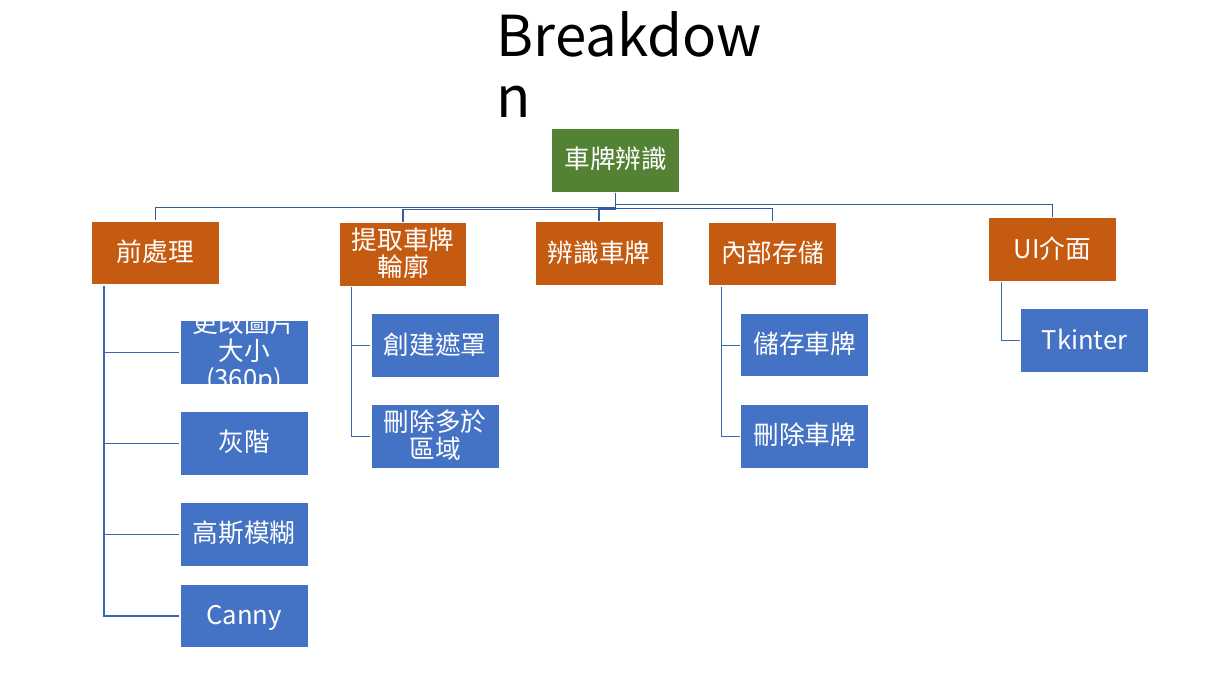
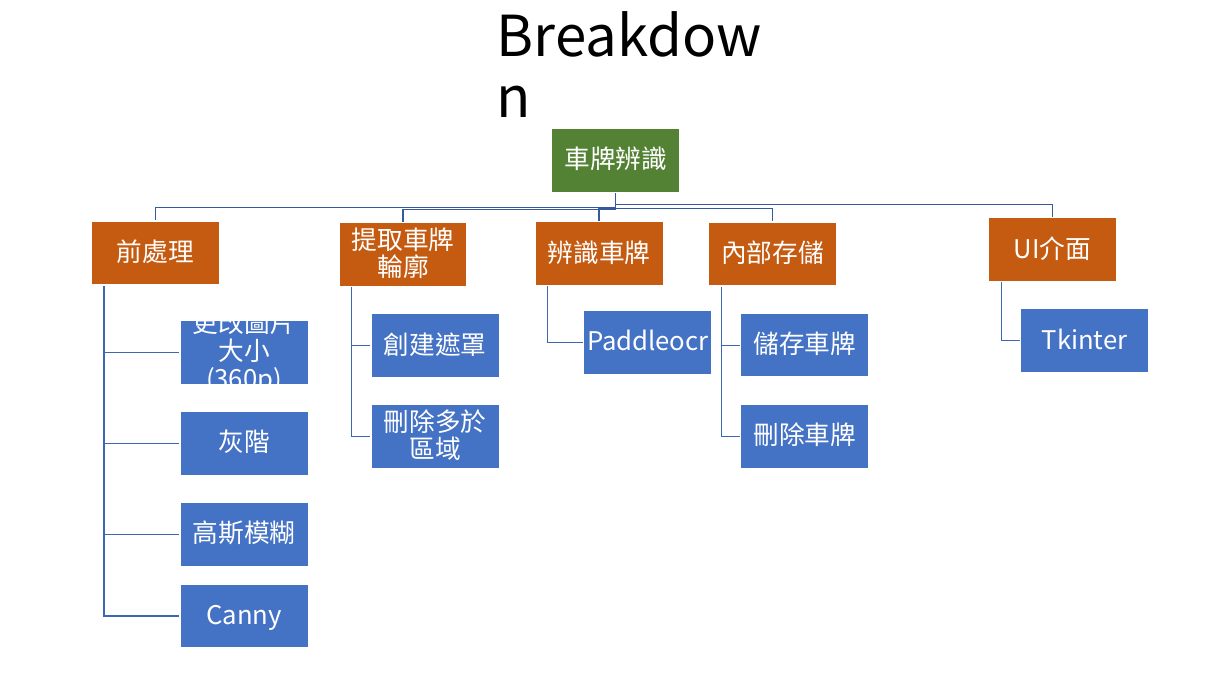
Before and after one commit to Koukya/Embedded-Image-Processing, a slide deck: slide 3 of 車牌辨識.pptx. Drawn at 1232x693 pixels with LibreOffice and Linux fonts; fonts in the diff are those of the drawing. Boxes give left, top, right and bottom in pixels: in the first picture for what was removed or moved away, otherwise in the second. Text is boxed around its words. In the diff, an @@ line names an element or a change of style, - is before the commit and + after.

```diff
--- a/車牌辨識.pptx
+++ b/車牌辨識.pptx
@@ freeform shape added at bbox=[548, 286, 584, 343], outline #3E67B2 1 pt @@
@@ rectangle added at bbox=[584, 311, 713, 374], fill #4472C4, outline #FFFFFF 1 pt @@
@@ text added at bbox=[587, 329, 709, 351], 20 pt, text #FFFFFF @@
+Paddleocr
```
